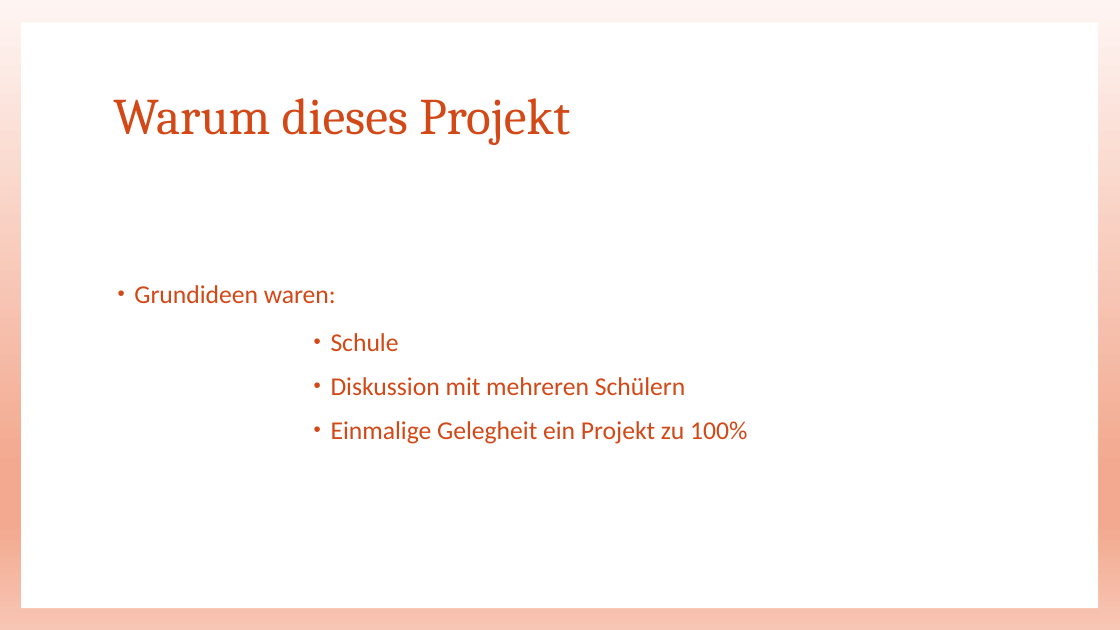
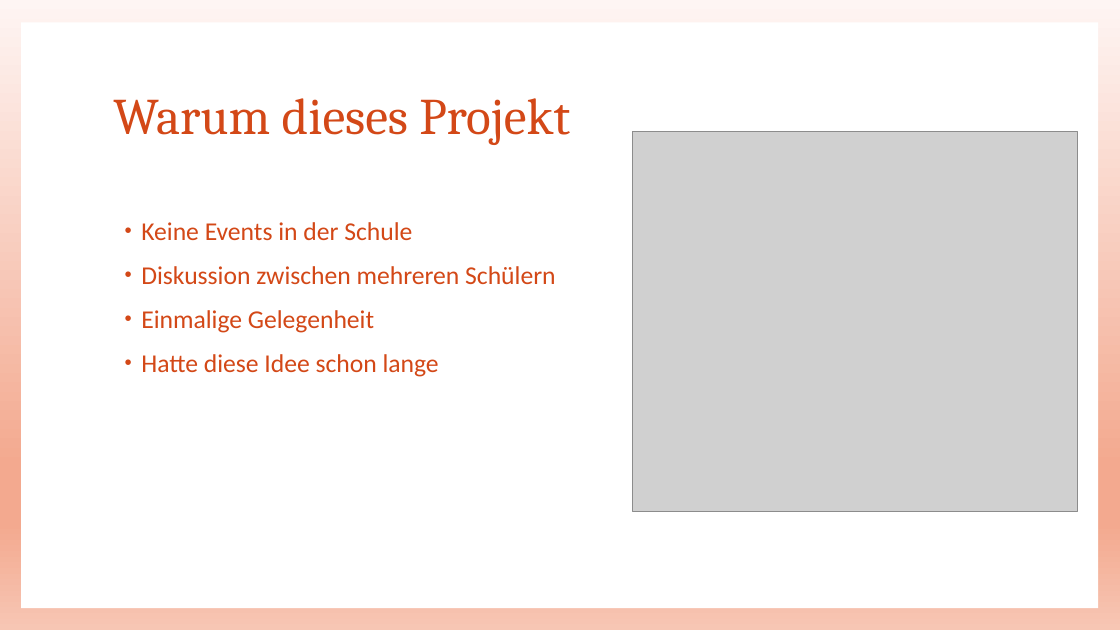
Before and after one commit to Lio396/AbgabeDossierProjekt, a slide deck: slide 3 of 04_Präsentation/VueJS_Laravel_website.pptx. Drawn at 1120x630 pixels with LibreOffice and Linux fonts; fonts in the diff are those of the drawing; grey boxes stand for pictures. Boxes give left, top, right and bottom in pixels: in the first picture for what was removed or moved away, otherwise in the second. Text is boxed around its words. In the diff, an @@ line names an element or a change of style, - is before the commit and + after.

Commit message:
Projekt12

```diff
--- a/04_Präsentation/VueJS_Laravel_website.pptx
+++ b/04_Präsentation/VueJS_Laravel_website.pptx
@@ picture added at <box>633,131,1077,511</box> @@
@@ text at <box>141,222,556,377</box>: text changed @@
-• Schule
-• Diskussion mit mehreren Schülern
-• Einmalige Gelegheit ein Projekt zu 100%
+• Keine Events in der Schule
+• Diskussion zwischen mehreren Schülern
+• Einmalige Gelegenheit
+• Hatte diese Idee schon lange
@@ text removed at <box>134,285,336,303</box> @@
-• Grundideen waren:
```
Also in this commit, not shown: 7 other slides changed, 5 slides added, 2 slides removed, 4 other files.
